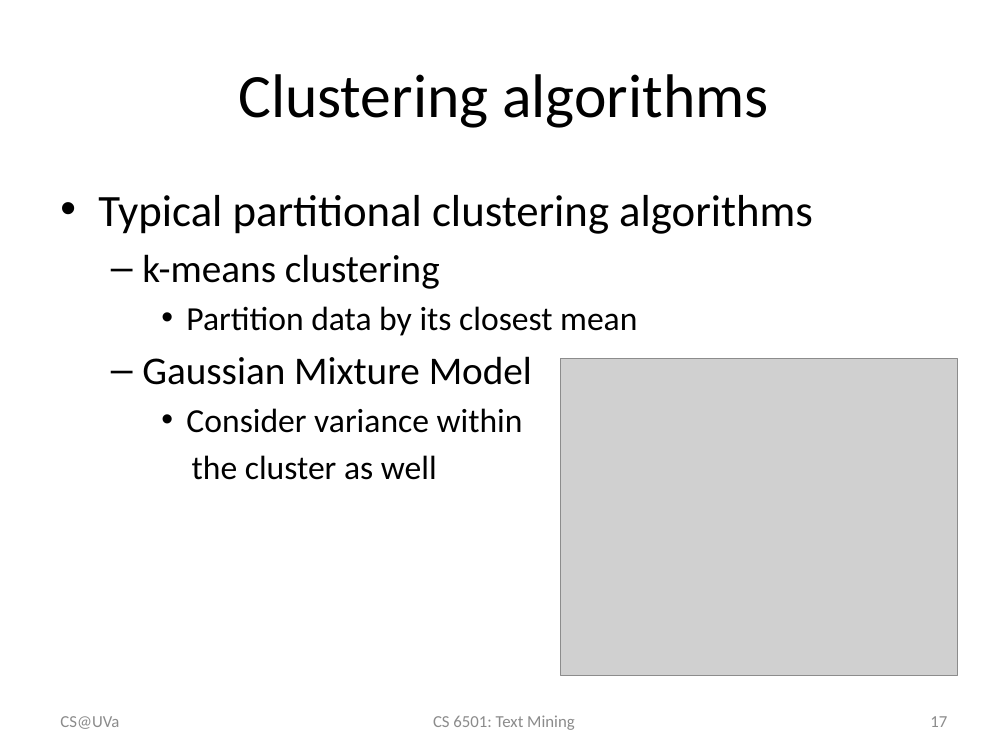
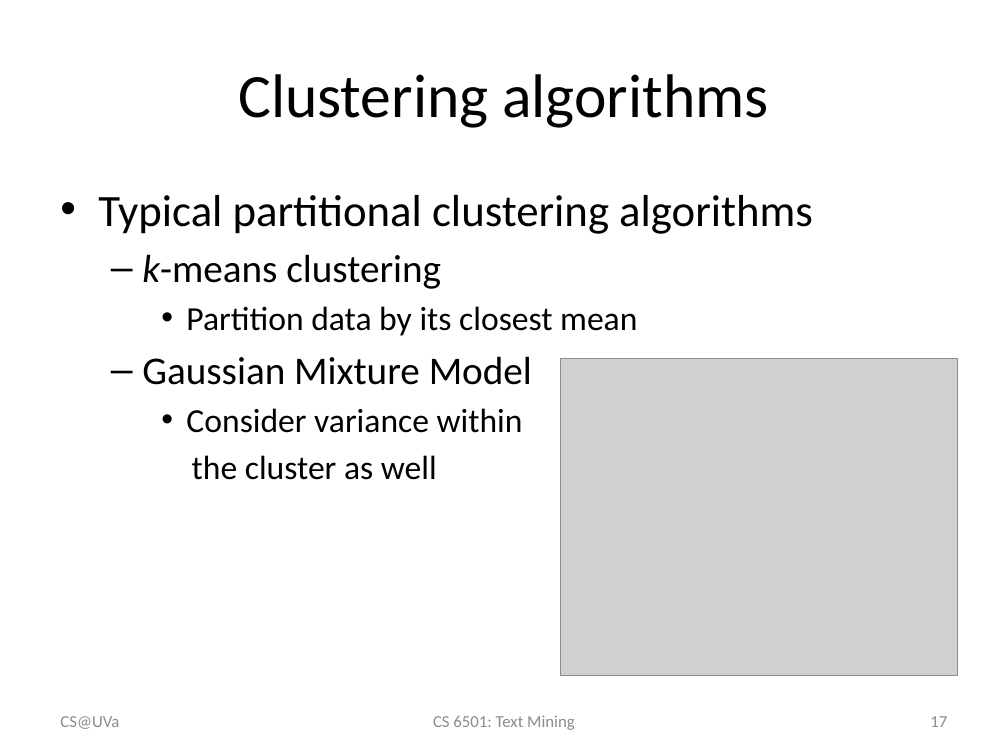
Before and after one commit to wang296/CS6501-Text-Mining, a slide deck: slide 17 of docs/TextClustering.pptx. Drawn at 1008x756 pixels with LibreOffice and Linux fonts; fonts in the diff are those of the drawing; grey boxes stand for pictures. Boxes give left, top, right and bottom in pixels: in the first picture for what was removed or moved away, otherwise in the second. Text is boxed around its words. In the diff, an @@ line names an element or a change of style, - is before the commit and + after.

```diff
--- a/docs/TextClustering.pptx
+++ b/docs/TextClustering.pptx
@@ text at (x1=142, y1=254, x2=441, y2=289): italic on in "k-means" @@
```
Also in this commit, not shown: 3 other slides changed, 9 other files.
